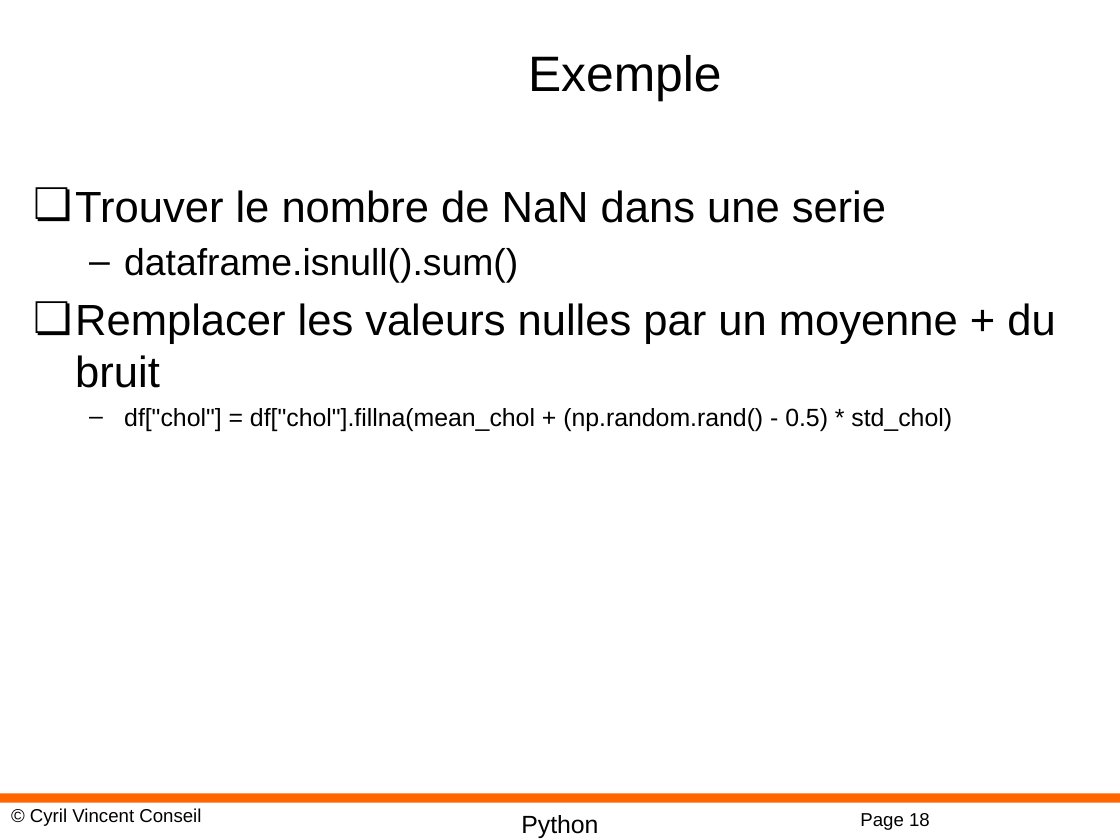
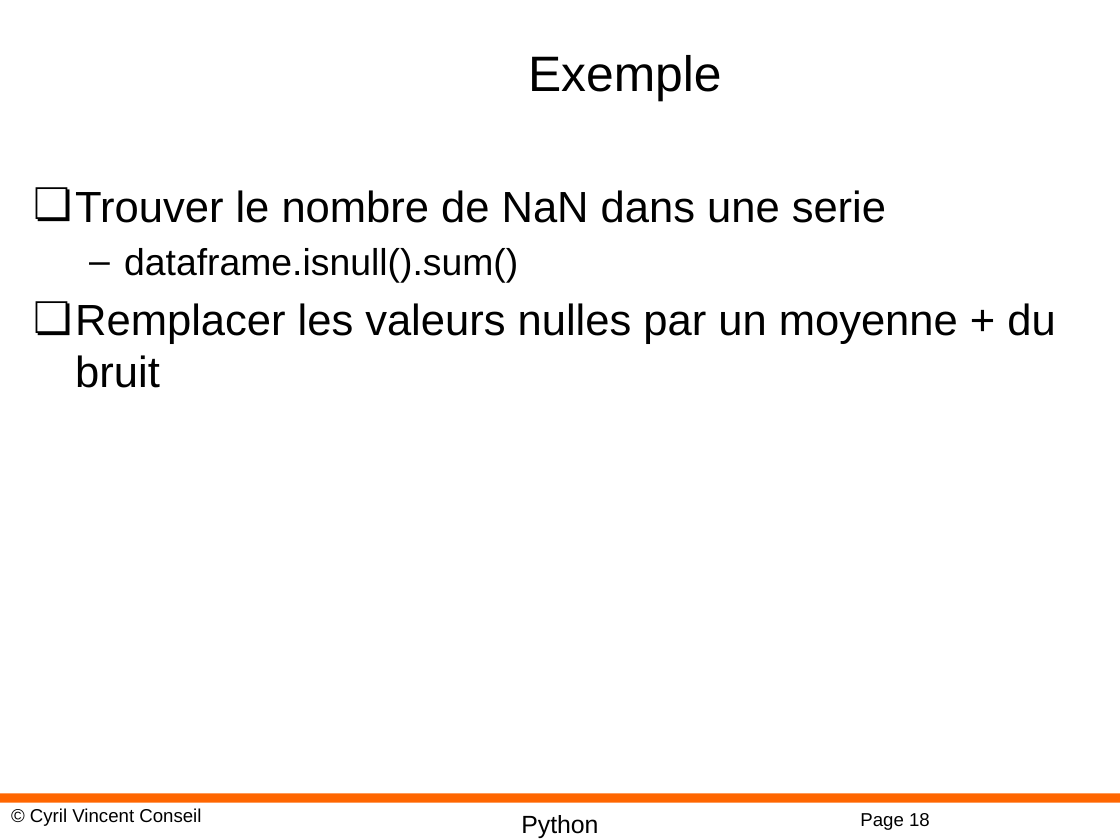
Before and after one commit to cyrilvincent/math, a slide deck: slide 18 of ppt/PythonMath11-Pandas.pptx. Drawn at 1120x840 pixels with LibreOffice and Linux fonts; fonts in the diff are those of the drawing; background and template pictures are left out. Boxes give left, top, right and bottom in pixels: in the first picture for what was removed or moved away, otherwise in the second. Text is boxed around its words. In the diff, an @@ line names an element or a change of style, - is before the commit and + after.

```diff
--- a/ppt/PythonMath11-Pandas.pptx
+++ b/ppt/PythonMath11-Pandas.pptx
@@ text at <box>124,408,952,431</box>: paragraph removed @@
-  – df["chol"] = df["chol"].fillna(mean_chol + (np.random.rand() - 0.5) * std_chol)
```
Also in this commit, not shown: 7 other files.
